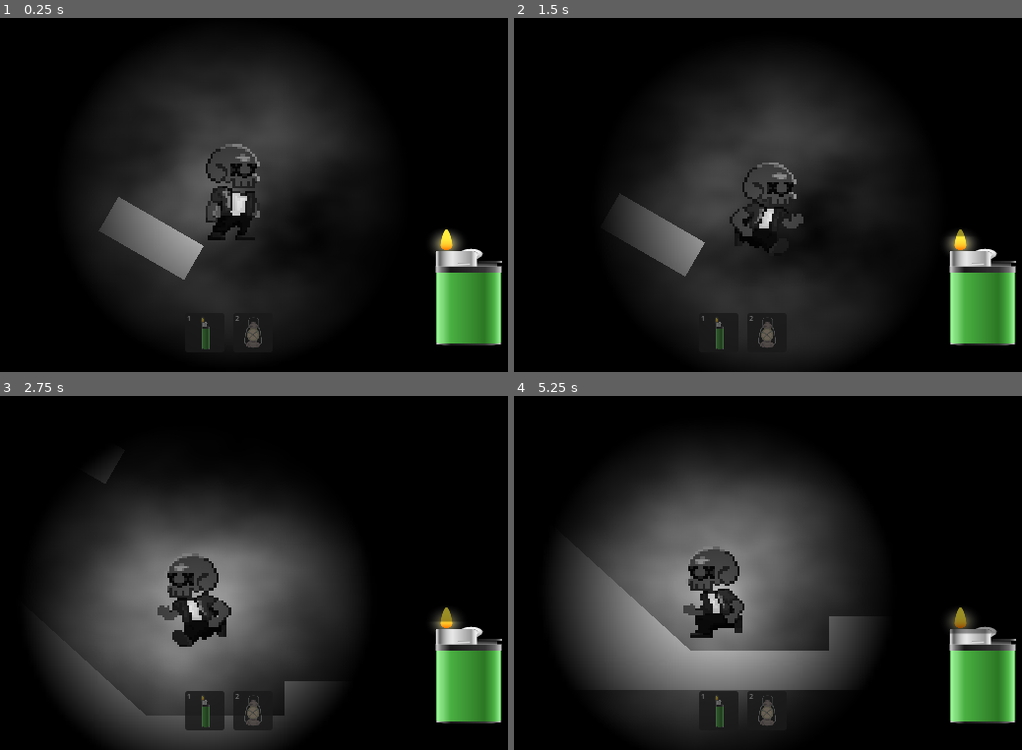
Above: before the commit, frames 1-4 (two rows, left to right).
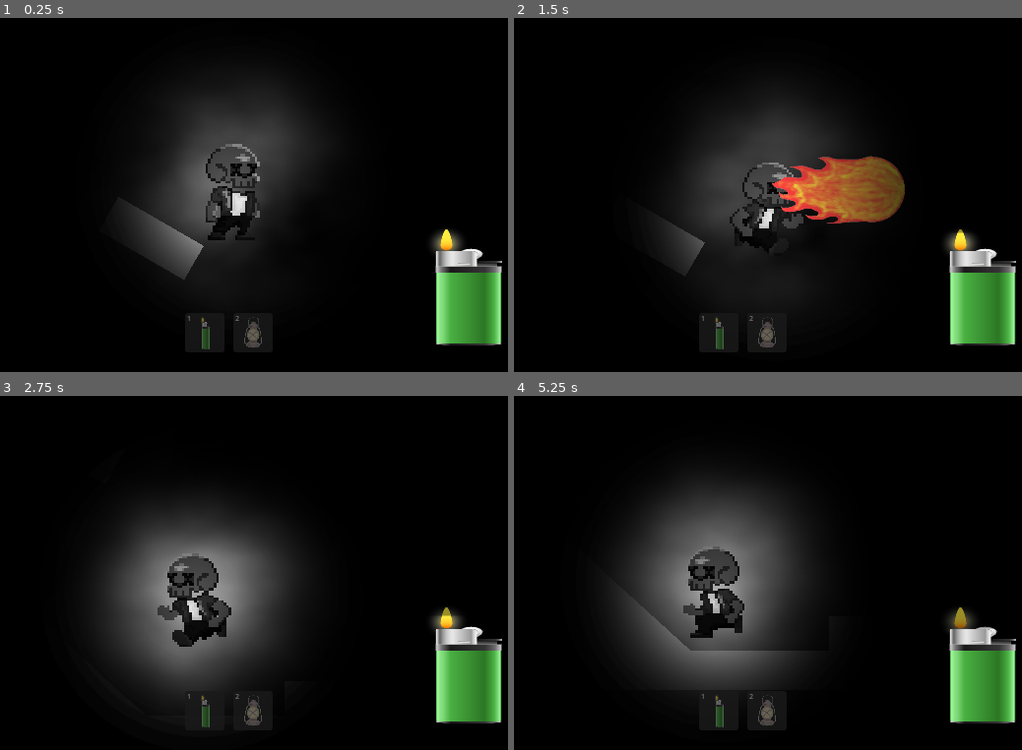
Above: after the commit, the same moments.

Repository: zach-sousa-dev/monochrome-game-jam
Game: Godot game, scene res://scenes/zach-scene.tscn
Same seed, same stepped clock (60 frames per second), same inputs: the game is played once before the commit and once after it. Sound files missing from this copy of the repository are replaced by a short silence.
Inputs (mouse positions are in pixels of both pictures, inside the frame that each line leads up to):
- Up to frame 1 (0.25 s): no input
- Up to frame 2 (1.5 s): click (717, 333) at 0.52 s; tap Enter at 1.25 s; move the mouse to (879, 177) at 1.27 s; hold D (right) from 1.28 s (still down); hold F (shoot, bound only after the commit) from 1.28 s (still down); tap C (cycle_fire, bound only after the commit) at 1.35 s
- Up to frame 3 (2.75 s): tap Space (jump) at 1.52, 2.27 s; move the mouse to (101, 590) at 2.02 s; release D (right) at 2.03 s; release F (shoot, bound only after the commit) at 2.03 s; hold A (left) from 2.03 s (still down); tap F (shoot, bound only after the commit) at 2.1 s; tap C (cycle_fire, bound only after the commit) at 2.3 s
- Up to frame 4 (5.25 s): move the mouse to (808, 495) at 2.77 s; release A (left) at 2.78 s; hold Mouse wheel up (item_next) 2.78-3.53 s; hold D (right) 2.78-4.28 s; tap F (shoot, bound only after the commit) at 3.05, 5.1 s; move the mouse to (712, 643) at 3.52 s; tap Mouse wheel down (item_prev) at 3.6 s; tap Space (jump) at 3.77, 4.52 s; tap C (cycle_fire, bound only after the commit) at 3.8, 4.35 s; move the mouse to (930, 626) at 4.27 s; hold F (shoot, bound only after the commit) 4.28-5.03 s; hold A (left) from 4.28 s (still down); move the mouse to (554, 519) at 5.02 s

The runs differ from the first frame. In frame 1, 5.1% of the frame differs, in the area x 17-68%, y 28-91%; in frame 2, 11%; in frame 3, 25%; in frame 4, 31%, in the area x 8-96%, y 18-98%.

Commit message:
Added weapon and projectile system + ui fixes

Diff:
--- a/autoloads/Fuel.gd
+++ b/autoloads/Fuel.gd
@@ -9,7 +9,7 @@
 # -- full tank
 @export var max_fuel: float = 100.0
 # -- fuel lost  every second
-@export var drain_per_second: float = 1.0
+@export var drain_per_second: float = 0.2
 
 # -- curent fuel
 var fuel: float = 0.0
--- a/project.godot
+++ b/project.godot
@@ -42,10 +42,6 @@
 "events": [Object(InputEventMouseButton,"resource_local_to_scene":false,"resource_name":"","device":-1,"window_id":0,"a …(253 unchanged characters)…
 ]
 }
-use_item={
-"deadzone": 0.2,
-"events": []
-}
 jump={
 "deadzone": 0.2,
 "events": [Object(InputEventKey,"resource_local_to_scene":false,"resource_name":"","device":-1,"window_id":0,"alt_press …(191 unchanged characters)…
@@ -59,6 +55,11 @@
 right={
 "deadzone": 0.2,
 "events": [Object(InputEventKey,"resource_local_to_scene":false,"resource_name":"","device":-1,"window_id":0,"alt_press …(192 unchanged characters)…
+]
+}
+shoot={
+"deadzone": 0.2,
+"events": [Object(InputEventKey,"resource_local_to_scene":false,"resource_name":"","device":-1,"window_id":0,"alt_pressed":false,"shift_pressed":false,"ctrl_pressed":false,"meta_pressed":false,"pressed":false,"keycode":0,"physical_keycode":70,"key_label":0,"unicode":102,"location":0,"echo":false,"script":null)
 ]
 }
 slot_1={
@@ -76,6 +77,11 @@
 "events": [Object(InputEventKey,"resource_local_to_scene":false,"resource_name":"","device":-1,"window_id":0,"alt_press …(191 unchanged characters)…
 ]
 }
+cycle_fire={
+"deadzone": 0.2,
+"events": [Object(InputEventKey,"resource_local_to_scene":false,"resource_name":"","device":-1,"window_id":0,"alt_pressed":false,"shift_pressed":false,"ctrl_pressed":false,"meta_pressed":false,"pressed":false,"keycode":0,"physical_keycode":67,"key_label":0,"unicode":99,"location":0,"echo":false,"script":null)
+]
+}
 
 [physics]
 
--- a/scenes/player/player.tscn
+++ b/scenes/player/player.tscn
@@ -14,6 +14,8 @@
 [ext_resource type="Texture2D" uid="uid://bnohvrb24sjkc" path="res://assets/sprites/player/placeholder/stand.png" id="11_je7p5"]
 [ext_resource type="AudioStream" uid="uid://birtlg78gxn0e" path="res://assets/sounds/player/placeholder/jump.wav" id="13_gx1jg"]
 [ext_resource type="PackedScene" uid="uid://dnot073ibmb2j" path="res://ui/playerHud/PlayerHud.tscn" id="14_ugbui"]
+[ext_resource type="PackedScene" uid="uid://d12s8pxdl381h" path="res://scenes/player/tool.tscn" id="15_fcs02"]
+[ext_resource type="Texture2D" uid="uid://cpi7kaxfadgg2" path="res://assets/sprites/player/placeholder/vignette.png" id="16_myrg7"]
 
 [sub_resource type="SpriteFrames" id="SpriteFrames_x7p2l"]
 animations = [{
@@ -98,3 +100,10 @@
 stream = ExtResource("13_gx1jg")
 
 [node name="PlayerHud" parent="." unique_id=868017095 instance=ExtResource("14_ugbui")]
+
+[node name="Tool" parent="." unique_id=1965235933 instance=ExtResource("15_fcs02")]
+
+[node name="Sprite2D" type="Sprite2D" parent="." unique_id=1099254424]
+position = Vector2(7.6293945e-06, 3.8146973e-06)
+scale = Vector2(0.3273148, 0.3273148)
+texture = ExtResource("16_myrg7")
--- a/scenes/player/player_movement.gd
+++ b/scenes/player/player_movement.gd
@@ -25,6 +25,8 @@
 @export var test_speed: float = 30.0
 @export var auto_drain: bool = true
 
+@onready var tool = $Tool
+
 @export_category("Debug")
 @export var debug_mode: bool = false
 @export var debug_coyote: bool = false
@@ -39,6 +41,9 @@
 
 
 func _ready() -> void:
+
+	add_to_group("player") # so projectile knows its the player
+
 	if PlayerInventory.items.is_empty():
 		for item_id in starting_items:
 			PlayerInventory.add_item(ItemDB.create(item_id))
@@ -58,6 +63,13 @@
 
 	if Input.is_physical_key_pressed(KEY_R):
 		Fuel.refuel(test_speed * delta)
+
+	if Input.is_action_pressed("shoot"): # shoot a fella
+		tool.shoot()
+
+	if Input.is_action_just_pressed("cycle_fire"): #cycle between items
+		tool.cycle_projectile(1)
+
 
 	# Add the gravity.
 	if not is_on_floor():
--- /dev/null
+++ b/scenes/player/tool.gd
@@ -0,0 +1,144 @@
+# -- the tool in the players hand
+class_name Tool
+extends Node2D
+
+
+signal projectile_changed(data: ProjectileData)
+
+# -- node vars
+@export var body_sprite_path: NodePath = ^"../AnimatedSprite2D"
+
+@onready var tool_point_light_2d: PointLight2D = %ToolPointLight2D
+@onready var tool_sprite_2d: AnimatedSprite2D = %ToolSprite2D
+@onready var tool_marker_2d: Marker2D = %ToolMarker2D
+@onready var body_sprite: AnimatedSprite2D =  get_node(body_sprite_path)
+
+# -- currently held item
+var item: ItemData = null
+# -- cooldown on tool
+var _cooldown: float = 0.0
+
+func _ready():
+	PlayerInventory.selected_changed.connect(_on_selected_tool_changed)
+	Fuel.fuel_changed.connect(_on_fuel_changed)
+	body_sprite.animation_changed.connect(_sync_to_body)
+	body_sprite.frame_changed.connect(_sync_to_body)
+	_on_selected_tool_changed(PlayerInventory.get_selected())
+
+
+func _process(delta):
+	_cooldown = maxf(_cooldown - delta, 0.0)
+	_update_filp()
+
+# -- LOADING ITEM DATA -------
+
+# -- new item is picked, loads its data onto tool
+func _on_selected_tool_changed(new_item: ItemData):
+	item = new_item
+
+	if item == null:
+		tool_sprite_2d.visible = false
+
+		return
+
+	tool_sprite_2d.visible = item.weapon_frames != null
+	tool_sprite_2d.sprite_frames = item.weapon_frames
+	tool_point_light_2d.enabled = item.light_brightness > 0.0
+	tool_point_light_2d.color = item.light_color
+	tool_point_light_2d.texture_scale = item.light_range
+
+	_update_light()
+	_update_filp()
+	_sync_to_body()
+
+# -- ANIMATIONS -------
+
+# -- coppies the playe current animation + frame onto the tool
+func _sync_to_body():
+	if tool_sprite_2d.sprite_frames == null:
+		return
+
+	var anime: StringName = body_sprite.animation
+	if not tool_sprite_2d.sprite_frames.has_animation(anime):
+		return
+
+	if tool_sprite_2d.animation != anime:
+		tool_sprite_2d.animation = anime
+
+	tool_sprite_2d.frame = body_sprite.frame
+
+# -- copies players flip and mirroirs the marker
+func _update_filp():
+	tool_sprite_2d.flip_h = body_sprite.flip_h
+	if item:
+		tool_marker_2d.position = Vector2(item.shooting_pos.x * get_facing(), item.shooting_pos.y)
+
+# -- 1 = facing right, -1 = facing left (from player sprite)
+func get_facing() -> int:
+	return -1 if body_sprite.flip_h else 1
+
+# -- fuel changed = update brightness
+func _on_fuel_changed(_ratio: float):
+	_update_light()
+
+
+# -- LIGHTS -------
+
+# -- sets light brightness (dims with fuel)
+func _update_light():
+	if item == null:
+		return
+
+	var ratio = Fuel.get_fuel_ratio()
+	var brightness: float = item.light_brightness
+	var size: float = item.light_range
+	if item.dim_with_fuel:
+		brightness *= lerp(0.3, 1.0, ratio)
+		size *= lerp(0.4, 1.0, ratio)
+
+	tool_point_light_2d.energy = brightness
+	tool_point_light_2d.texture_scale = size
+
+# -- SHOOTING  -------
+
+# -- gets curretly selected projectile
+func get_current_projectile() -> ProjectileData:
+	if item == null or item.projectiles.is_empty():
+		return null
+	item.projectile_index = clampi(item.projectile_index, 0, item.projectiles.size() -1)
+	return item.projectiles[item.projectile_index]
+
+# -- swithces to next(1) or last(-1) projectile, wraps
+func cycle_projectile(dir: int):
+	if item == null or item.projectiles.size() <= 1:
+		return
+
+	item.projectile_index = wrapi(item.projectile_index + dir, 0, item.projectiles.size())
+	projectile_changed.emit(get_current_projectile())
+
+# -- true if the held item can shoot RIGHT NOW
+func can_shoot() -> bool:
+	return item != null and not item.projectiles.is_empty() and _cooldown <= 0.0 and not Fuel.is_dead
+
+
+
+# -- fires the selected projectile from the marker
+func shoot():
+	if not can_shoot():
+		return
+
+	var data: ProjectileData = get_current_projectile()
+	if data.scene == null:
+		return
+
+	_cooldown = item.fire_cooldown
+	Fuel.take_damage(item.fuel_per_shot)
+
+	var facing: int = get_facing()
+	var projectile: Node2D = data.scene.instantiate()
+	get_tree().current_scene.add_child(projectile)
+	projectile.global_position = tool_marker_2d.global_position
+
+	var dir: Vector2 = Vector2(facing, 0).rotated(deg_to_rad(-data.angle) * facing)
+	if projectile.has_method("launch"):
+		projectile.launch(dir, data)
--- /dev/null
+++ b/scenes/player/tool.tscn
@@ -0,0 +1,97 @@
+[gd_scene format=3 uid="uid://d12s8pxdl381h"]
+
+[ext_resource type="Script" uid="uid://b15n5aiplg35p" path="res://scenes/player/tool.gd" id="1_eklfw"]
+[ext_resource type="Texture2D" uid="uid://fu7401kyu3jd" path="res://assets/sprites/player/placeholder/run1.png" id="2_pcrlx"]
+[ext_resource type="Texture2D" uid="uid://duidwdtk7ijff" path="res://assets/sprites/player/placeholder/run2.png" id="3_whxtt"]
+[ext_resource type="Texture2D" uid="uid://dbvbgxqos02fl" path="res://assets/sprites/player/placeholder/run3.png" id="4_flwx8"]
+[ext_resource type="Texture2D" uid="uid://ci37jhlmvhl4g" path="res://assets/sprites/player/placeholder/run4.png" id="5_oegds"]
+[ext_resource type="Texture2D" uid="uid://cemhiprn5utrm" path="res://assets/sprites/player/placeholder/run5.png" id="6_enapc"]
+[ext_resource type="Texture2D" uid="uid://ddm47y6ly03on" path="res://assets/sprites/player/placeholder/run6.png" id="7_7drs6"]
+[ext_resource type="Texture2D" uid="uid://ev0cbgrvn0f2" path="res://assets/sprites/player/placeholder/run7.png" id="8_kle4c"]
+[ext_resource type="Texture2D" uid="uid://okpdm0w7u2hk" path="res://assets/sprites/player/placeholder/run8.png" id="9_0hoyv"]
+[ext_resource type="Texture2D" uid="uid://diofht7bvvgxp" path="res://assets/sprites/player/placeholder/run9.png" id="10_vpell"]
+[ext_resource type="Texture2D" uid="uid://kvcq2iycoaft" path="res://assets/sprites/player/placeholder/run10.png" id="11_4newb"]
+[ext_resource type="Texture2D" uid="uid://bnohvrb24sjkc" path="res://assets/sprites/player/placeholder/stand.png" id="12_ap1su"]
+
+[sub_resource type="Gradient" id="Gradient_eklfw"]
+colors = PackedColorArray(1, 1, 1, 1, 0, 0, 0, 1)
+
+[sub_resource type="GradientTexture2D" id="GradientTexture2D_in0jd"]
+gradient = SubResource("Gradient_eklfw")
+fill = 1
+fill_from = Vector2(0.48122066, 0.5093897)
+fill_to = Vector2(0.5046948, 1)
+
+[sub_resource type="SpriteFrames" id="SpriteFrames_2gxee"]
+animations = [{
+"frames": [{
+"duration": 1.0,
+"texture": ExtResource("2_pcrlx")
+}],
+"loop": 1,
+"name": &"fall",
+"speed": 5.0
+}, {
+"frames": [{
+"duration": 1.0,
+"texture": ExtResource("2_pcrlx")
+}, {
+"duration": 1.0,
+"texture": ExtResource("3_whxtt")
+}, {
+"duration": 1.0,
+"texture": ExtResource("4_flwx8")
+}, {
+"duration": 1.0,
+"texture": ExtResource("5_oegds")
+}, {
+"duration": 1.0,
+"texture": ExtResource("6_enapc")
+}, {
+"duration": 1.0,
+"texture": ExtResource("7_7drs6")
+}, {
+"duration": 1.0,
+"texture": ExtResource("8_kle4c")
+}, {
+"duration": 1.0,
+"texture": ExtResource("9_0hoyv")
+}, {
+"duration": 1.0,
+"texture": ExtResource("10_vpell")
+}, {
+"duration": 1.0,
+"texture": ExtResource("11_4newb")
+}],
+"loop": 1,
+"name": &"run",
+"speed": 12.0
+}, {
+"frames": [{
+"duration": 1.0,
+"texture": ExtResource("12_ap1su")
+}],
+"loop": 1,
+"name": &"stand",
+"speed": 5.0
+}]
+
+[node name="Tool" type="Node2D" unique_id=1965235933]
+script = ExtResource("1_eklfw")
+
+[node name="ToolPointLight2D" type="PointLight2D" parent="." unique_id=1557680071]
+unique_name_in_owner = true
+scale = Vector2(0.673, 1)
+energy = 2.0
+texture = SubResource("GradientTexture2D_in0jd")
+
+[node name="ToolSprite2D" type="AnimatedSprite2D" parent="." unique_id=783287713]
+unique_name_in_owner = true
+texture_filter = 1
+position = Vector2(0, -0.5)
+sprite_frames = SubResource("SpriteFrames_2gxee")
+animation = &"stand"
+
+[node name="ToolMarker2D" type="Marker2D" parent="." unique_id=1013744363]
+unique_name_in_owner = true
+position = Vector2(9, 3)
--- /dev/null
+++ b/scenes/projectiles_scenes/fireball.gd
@@ -0,0 +1,39 @@
+# -- A Fireball
+extends Area2D
+
+# -- default pixels per second (overridden by ProjectileData)
+var speed: float = 300.0
+# -- default damage (overridden by ProjectileData)
+var damage: float = 10.0
+# -- default seconds alive (overridden by ProjectileData)
+var lifetime: float = 2.0
+# -- direction x speed (set by launch)
+var _velocity: Vector2 = Vector2.ZERO
+
+# -- listen for hitting bodies (enemies, walls, floor)
+func _ready():
+	body_entered.connect(_on_body_entered)
+
+# -- called by Tool.shoot(), direction + this projectiles settings
+func launch(direction: Vector2, data: ProjectileData = null):
+	if data:
+		speed = data.speed
+		damage = data.damage
+		lifetime = data.lifetime
+	_velocity = direction.normalized() * speed
+	rotation = direction.angle()
+
+# -- disappears when time runs out
+func _physics_process(delta: float):
+	position += _velocity * delta
+	lifetime -= delta
+	if lifetime <= 0.0:
+		queue_free()
+
+# -- hit something, damage enemies, ignore the player, disappear
+func _on_body_entered(body: Node):
+	if body.is_in_group("player"):
+		return
+	if body.is_in_group("enemy") and body.has_method("take_damage"):
+		body.take_damage(damage)
+	queue_free()
--- /dev/null
+++ b/scenes/projectiles_scenes/fireball.tscn
@@ -0,0 +1,20 @@
+[gd_scene format=3 uid="uid://q7ibvkxxdp16"]
+
+[ext_resource type="Script" uid="uid://d272jvm1a325f" path="res://scenes/projectiles_scenes/fireball.gd" id="1_vp3vh"]
+[ext_resource type="Texture2D" uid="uid://bnnjupy5hx6jc" path="res://assets/projectiles_images/FIREBALL.png" id="2_fe1hg"]
+
+[sub_resource type="CapsuleShape2D" id="CapsuleShape2D_6ac07"]
+radius = 14.0
+height = 54.0
+
+[node name="Fireball" type="Area2D" unique_id=1703395090]
+script = ExtResource("1_vp3vh")
+
+[node name="Sprite2D" type="Sprite2D" parent="." unique_id=693655603]
+scale = Vector2(0.1, 0.1)
+texture = ExtResource("2_fe1hg")
+
+[node name="CollisionShape2D" type="CollisionShape2D" parent="." unique_id=547048107]
+position = Vector2(-2, 0)
+rotation = 1.5707964
+shape = SubResource("CapsuleShape2D_6ac07")
--- /dev/null
+++ b/scenes/projectiles_scenes/lazer.gd
@@ -0,0 +1,39 @@
+# -- A laser
+extends Area2D
+
+# -- default pixels per second (overridden by ProjectileData)
+var speed: float = 300.0
+# -- default damage (overridden by ProjectileData)
+var damage: float = 10.0
+# -- default seconds alive (overridden by ProjectileData)
+var lifetime: float = 2.0
+# -- direction x speed (set by launch)
+var _velocity: Vector2 = Vector2.ZERO
+
+# -- listen for hitting bodies (enemies, walls, floor)
+func _ready():
+	body_entered.connect(_on_body_entered)
+
+# -- called by Tool.shoot(), direction + this projectiles settings
+func launch(direction: Vector2, data: ProjectileData = null):
+	if data:
+		speed = data.speed
+		damage = data.damage
+		lifetime = data.lifetime
+	_velocity = direction.normalized() * speed
+	rotation = direction.angle()
+
+# -- disappears when time runs out
+func _physics_process(delta: float):
+	position += _velocity * delta
+	lifetime -= delta
+	if lifetime <= 0.0:
+		queue_free()
+
+# -- hit something, damage enemies, ignore the player, disappear
+func _on_body_entered(body: Node):
+	if body.is_in_group("player"):
+		return
+	if body.is_in_group("enemy") and body.has_method("take_damage"):
+		body.take_damage(damage)
+	queue_free()
--- /dev/null
+++ b/scenes/projectiles_scenes/lazer.tscn
@@ -0,0 +1,19 @@
+[gd_scene format=3 uid="uid://b5sdqg7frwtd4"]
+
+[ext_resource type="Script" uid="uid://cki1x2l337gnd" path="res://scenes/projectiles_scenes/lazer.gd" id="1_r7oxx"]
+[ext_resource type="Texture2D" uid="uid://c58trb3d62n3o" path="res://assets/projectiles_images/lazer.png" id="2_v16ax"]
+
+[sub_resource type="RectangleShape2D" id="RectangleShape2D_bwooc"]
+size = Vector2(79, 8)
+
+[node name="Lazer" type="Area2D" unique_id=1143992300]
+script = ExtResource("1_r7oxx")
+
+[node name="Lazer" type="Sprite2D" parent="." unique_id=1077711344]
+position = Vector2(-1.8189894e-12, -5.9604645e-08)
+scale = Vector2(0.206, 0.11)
+texture = ExtResource("2_v16ax")
+
+[node name="CollisionShape2D" type="CollisionShape2D" parent="." unique_id=1394731974]
+position = Vector2(-12.5, 0)
+shape = SubResource("RectangleShape2D_bwooc")
--- a/scenes/zach-scene.tscn
+++ b/scenes/zach-scene.tscn
@@ -1,7 +1,6 @@
 [gd_scene format=3 uid="uid://dywlmpj2bq55s"]
 
 [ext_resource type="PackedScene" uid="uid://dd4d7wdo1184u" path="res://scenes/player/player.tscn" id="1_ia4q5"]
-[ext_resource type="Texture2D" uid="uid://cpi7kaxfadgg2" path="res://assets/sprites/player/placeholder/vignette.png" id="2_ocyxy"]
 
 [sub_resource type="FastNoiseLite" id="FastNoiseLite_qlt7d"]
 
@@ -26,15 +25,6 @@
 
 [sub_resource type="RectangleShape2D" id="RectangleShape2D_ia4q5"]
 size = Vector2(640, 20)
-
-[sub_resource type="Gradient" id="Gradient_ocyxy"]
-offsets = PackedFloat32Array(0, 0.6689189)
-colors = PackedColorArray(1, 1, 1, 1, 0, 0, 0, 1)
-
-[sub_resource type="GradientTexture2D" id="GradientTexture2D_gx1jg"]
-gradient = SubResource("Gradient_ocyxy")
-fill = 1
-fill_from = Vector2(0.5, 0.5)
 
 [node name="ZachScene" type="Node2D" unique_id=783727970]
 
@@ -137,14 +127,3 @@
 floor_snap_length = 8.0
 cam_path = NodePath("../Camera2D")
 cam_speed = 0.1
-
-[node name="PointLight2D" type="PointLight2D" parent="Player" unique_id=2095817610]
-position = Vector2(1, 0)
-scale = Vector2(2.421875, 2.421875)
-texture = SubResource("GradientTexture2D_gx1jg")
-
-[node name="Sprite2D" type="Sprite2D" parent="Player" unique_id=682674969]
-visible = false
-position = Vector2(7.6293945e-06, 3.8146973e-06)
-scale = Vector2(0.3273148, 0.3273148)
-texture = ExtResource("2_ocyxy")
--- /dev/null
+++ b/scripts/items/data_items/laturn_item.gd
@@ -0,0 +1,28 @@
+class_name LanternItem
+extends ItemData
+
+
+func _init():
+	id = "lantern"
+	display_name = "Lantern"
+	icon = preload("res://assets/ui_assets/laturnExample.png")
+	hud_texture = icon # CHANGE LATER TO ASSET (big verison)  -----
+	drain_multiplier = 2
+
+	# -- tool
+	#weapon_frames = preload()
+	shooting_pos = Vector2.ZERO
+	light_brightness = 1.2
+	light_range = 4.0
+	light_color = Color(1.0, 0.8, 0.5)
+
+	#-- fireball screen
+	var fireball: PackedScene = load("res://scenes/projectiles_scenes/lazer.tscn")
+	#-- projectiles stored by lighter
+	projectiles = [
+		# -- (scene, speed, damage, angle, lifetime)
+		ProjectileData.make(fireball, 250.0, 15.0, 5.0, 1)
+	]
+
+	fire_cooldown = 0.5
+	fuel_per_shot = 3.0
--- /dev/null
+++ b/scripts/items/data_items/ligher_item.gd
@@ -0,0 +1,30 @@
+class_name LighterItem
+extends ItemData
+
+
+func _init():
+	id = "lighter"
+	display_name = "Lighter"
+	icon = preload("res://assets/ui_assets/Lighter.png")
+	hud_texture = icon # CHANGE LATER TO ASSET (big verison) -----
+	drain_multiplier = 5
+
+	# -- tool
+	#weapon_frames = preload()
+	shooting_pos = Vector2.ZERO
+	light_brightness = 1.2
+	light_range = 4.0
+	light_color = Color(1.0, 1.0, 1.0)
+
+	#-- fireball screen
+	var fireball: PackedScene = load("res://scenes/projectiles_scenes/fireball.tscn")
+	var lazer: PackedScene = load("res://scenes/projectiles_scenes/lazer.tscn")
+	#-- projectiles stored by lighter
+	projectiles = [
+		# -- (scene, speed, damage, angle, lifetime)
+		ProjectileData.make(fireball, 250.0, 15.0, 0.0, 10),
+		ProjectileData.make(lazer, 250.0, 15.0, 5.0, 10)
+	]
+
+	fire_cooldown = 0.5
+	fuel_per_shot = 3.0
--- a/scripts/items/item_data.gd
+++ b/scripts/items/item_data.gd
@@ -2,17 +2,37 @@
 class_name ItemData
 extends Resource
 
+# -- BASIC --------
 var id: String = ""
 var display_name: String = ""
-
 # -- Small Icon
 var icon: Texture2D
 # -- Big Icon (falls back to Icon if null)
 var hud_texture: Texture2D
 # -- How fast fuel goes down when item is selected
 var drain_multiplier: float = 1.0
-# -- spawned with item
-var held_scene: PackedScene
+
+# -- TOOLS --------
+# -- tool animations
+var weapon_frames: SpriteFrames
+# -- where bullets come out (faceing right)
+var shooting_pos: Vector2 = Vector2.ZERO
+
+
+# -- LIGHT --------
+var light_brightness: float = 0.0
+var light_range: float = 2.4
+var light_color: Color = Color(1.0,1.0,1.0)
+var dim_with_fuel: bool = true
+
+# -- SHOOTING --------
+# -- fired every shot
+var projectiles: Array[ProjectileData] = []
+# -- which projectile is seleced
+var projectile_index: int = 0
+var fire_cooldown: float = 0.3
+# -- fuel lost per shot
+var fuel_per_shot: float = 0.0
 
 func get_hud_texture() -> Texture2D:
 	return hud_texture if hud_texture else icon
--- a/scripts/items/laturn_item.gd
+++ /dev/null
@@ -1,11 +0,0 @@
-class_name LanternItem
-extends ItemData
-
-
-func _init():
-	id = "lantern"
-	display_name = "Lantern"
-	icon = preload("res://assets/ui_assets/laturnExample.png")
-	hud_texture = icon # CHANGE LATER TO ASSET (big verison)  -----
-	drain_multiplier = 2
-	held_scene = null
--- a/scripts/items/ligher_item.gd
+++ /dev/null
@@ -1,11 +0,0 @@
-class_name LighterItem
-extends ItemData
-
-
-func _init():
-	id = "lighter"
-	display_name = "Lighter"
-	icon = preload("res://assets/ui_assets/Lighter.png")
-	hud_texture = icon # CHANGE LATER TO ASSET (big verison) -----
-	drain_multiplier = 5
-	held_scene = null
--- /dev/null
+++ b/scripts/projectiles/projectiles_data.gd
@@ -0,0 +1,23 @@
+class_name ProjectileData
+extends Node
+
+# -- bullet scene
+var scene: PackedScene
+var speed: float = 300.0
+var damage: float = 10.0
+var lifetime: float = 2.0
+# -- degress up (+) or down (-) from stright ahdead
+var angle: float = 2.0
+
+
+# -- makes a new Projectile scene
+# -- (scene, speed, damage, angle, lifetime)
+# -- ex: ProjectileData.make(fireball, 250.0, 15.0, 0.0, 1)
+static func make(p_scene: PackedScene, p_speed: float, p_damage: float, p_angle: float, p_lifetime: float) -> ProjectileData:
+	var data := ProjectileData.new()
+	data.scene = p_scene
+	data.speed = p_speed
+	data.damage = p_damage
+	data.lifetime = p_lifetime
+	data.angle = p_angle
+	return data
--- a/ui/playerHud/player_hud.gd
+++ b/ui/playerHud/player_hud.gd
@@ -18,12 +18,19 @@
 @onready var fuel_bar_container = %FualBarContainer
 @onready var fuel_texture = %ItemTexture
 
+# -- Tween vars
+@onready var bar_home_pos: Vector2 = fuel_bar_container.position
+var bar_tween: Tween
+var can_amimate := false
+
 # -- the slot copeies in the hotbar
 var _slots: Array[Control] = []
 
 
 # -- sets up the sharder, listens to inventory and fuel
 func _ready():
+	await get_tree().process_frame
+
 	slot_template.visible = false
 
 	var mat := ShaderMaterial.new()
@@ -37,6 +44,8 @@
 	_rebuild_slots()
 	_on_selected_changed(inventory.get_selected())
 	_set_progress(fuel.get_fuel_ratio())
+
+	can_amimate = true
 
 # -- removes old slots and makes new ones items
 func _rebuild_slots():
@@ -61,10 +70,28 @@
 # -- swaps the big image to selected item
 func _on_selected_changed(item: ItemData):
 	var tex : Texture2D = default_texture
+
 	if item:
 		tex = item.get_hud_texture()
-	fuel_bar_container.visible = tex != null
-	fuel_texture.texture = tex
+
+	if bar_tween:
+		bar_tween.kill()
+
+	if not can_amimate:
+		fuel_texture.texture = tex
+		fuel_bar_container.visible = tex != null
+		return
+
+	bar_tween = get_tree().create_tween()
+	bar_tween.tween_property(fuel_bar_container, "position", bar_home_pos + Vector2(0, 200), 0.1)
+	bar_tween.tween_callback(func():
+		fuel_texture.texture = tex
+		fuel_bar_container.visible = tex != null
+	)
+
+	bar_tween.tween_interval(0.1)
+	if tex != null:
+		bar_tween.tween_property(fuel_bar_container, "position", bar_home_pos, 0.1)
 
 # -- sens the fuel amount
 func _set_progress(ratio: float):
Binary file added: assets/projectiles_images/FIREBALL.png
Not shown, added: assets/projectiles_images/FIREBALL.png.import
Binary file added: assets/projectiles_images/lazer.png
Not shown, added: assets/projectiles_images/lazer.png.import
Not shown, added: scenes/player/tool.gd.uid
Not shown, added: scenes/projectiles_scenes/fireball.gd.uid
Not shown, added: scenes/projectiles_scenes/lazer.gd.uid
Renamed: scripts/items/laturn_item.gd.uid -> scripts/items/data_items/laturn_item.gd.uid
Renamed: scripts/items/ligher_item.gd.uid -> scripts/items/data_items/ligher_item.gd.uid
Not shown, added: scripts/projectiles/projectiles_data.gd.uid
